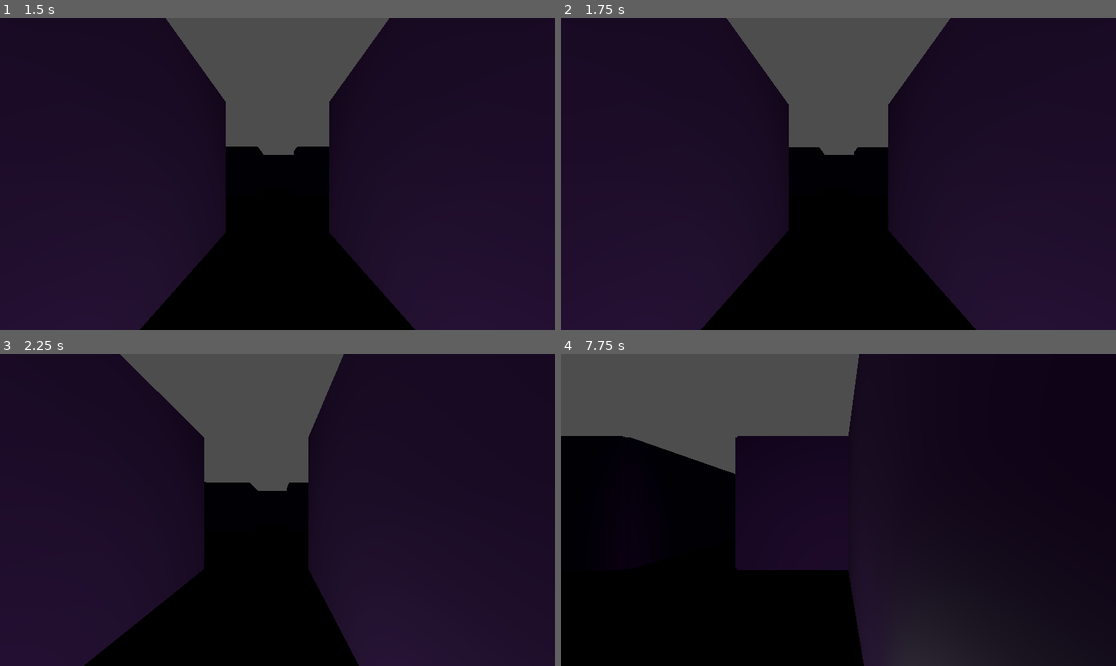
Above: before the commit, frames 1-4 (two rows, left to right).
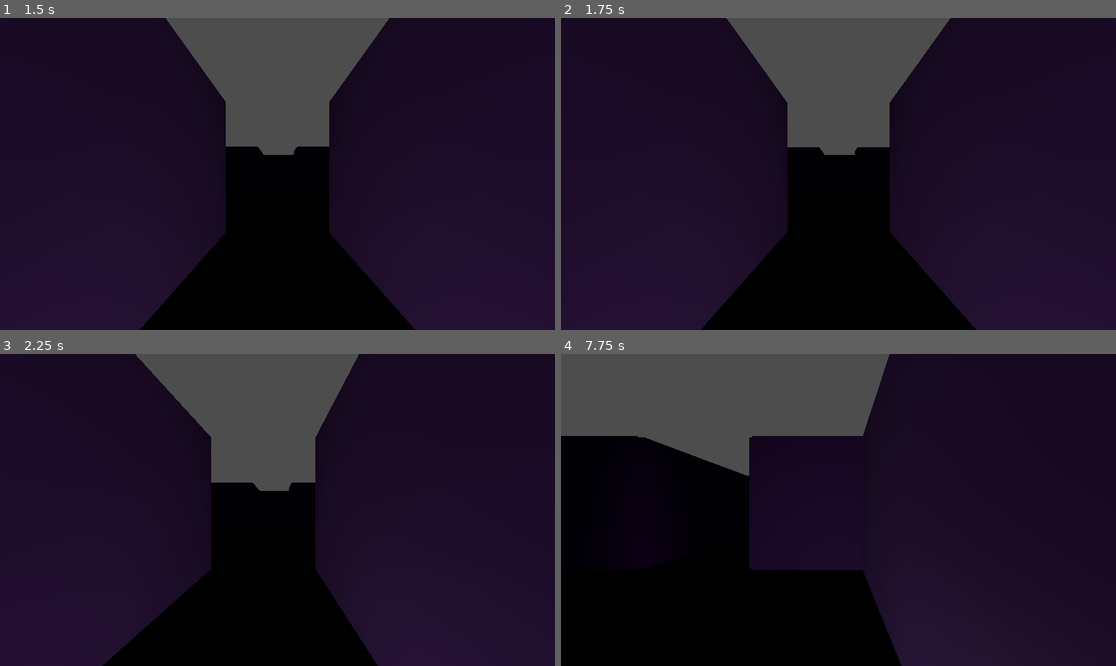
Above: after the commit, the same moments.

Repository: local-minimum/yeet-it
Game: Godot game, scene res://scenes/level.tscn
Same seed, same stepped clock (60 frames per second), same inputs: the game is played once before the commit and once after it.
Inputs (mouse positions are in pixels of both pictures, inside the frame that each line leads up to):
- Up to frame 1 (1.5 s): tap Enter at 0.5 s; move the mouse to (399, 158) at 0.52 s; hold D (crawl_strafe_right) 0.53-1.28 s; tap Ctrl (toggle_free_look_cam_keyb) at 0.6 s; click (399, 158) at 0.67 s; tap Space at 1.25 s; move the mouse to (166, 189) at 1.27 s; hold S (crawl_backward) from 1.28 s (still down); right-click (166, 189) at 1.35 s
- Up to frame 2 (1.75 s): keep holding S (crawl_backward)
- Up to frame 3 (2.25 s): tap Enter at 2 s; move the mouse to (333, 441) at 2.02 s; release S (crawl_backward) at 2.03 s; hold D (crawl_strafe_right) from 2.03 s (still down); tap Ctrl (toggle_free_look_cam_keyb) at 2.1 s
- Up to frame 4 (7.75 s): move the mouse to (810, 572) at 2.77 s; release D (crawl_strafe_right) at 2.78 s; hold W (crawl_forward) 2.78-3.53 s; right-click (810, 572) at 2.85 s; click (810, 572) at 2.92 s; move the mouse to (1005, 556) at 3.52 s; hold A (crawl_strafe_left) 3.53-5.03 s; tap Ctrl (toggle_free_look_cam_keyb) at 3.6, 5.1, 6.6 s; move the mouse to (672, 463) at 4.27 s; right-click (672, 463) at 4.35 s; tap Space at 5, 7.25 s; move the mouse to (866, 510) at 5.02 s; hold S (crawl_backward) 5.03-5.78 s; click (866, 510) at 5.17 s; tap Enter at 5.75 s; move the mouse to (755, 432) at 5.77 s; hold D (crawl_strafe_right) 5.78-6.53 s; right-click (755, 432) at 5.85 s; move the mouse to (960, 494) at 6.52 s; hold W (crawl_forward) 6.53-7.28 s; move the mouse to (727, 525) at 7.27 s; hold D (crawl_strafe_right) from 7.28 s (still down); right-click (727, 525) at 7.35 s; click (727, 525) at 7.42 s

Frame 1 is identical in both runs. In frame 2, 0.2% of the frame differs, in the area x 40-60%, y 27-69%; in frame 3, 3.6%; in frame 4, 3.8%, in the area x 11-62%, y 0-100%.

Commit message:
Tweak refuse moves

Diff:
--- a/scenes/level.tscn
+++ b/scenes/level.tscn
@@ -31,6 +31,9 @@
 
 [sub_resource type="Resource" id="Resource_8iemx"]
 script = ExtResource("6_8c41q")
+refuse_distance_factor_lateral = 0.3
+refuse_distance_factor_forward = 0.3
+refuse_distance_factor_reverse = 0.05
 metadata/_custom_type_script = "uid://crv5isbs0cdmp"
 
 [sub_resource type="Resource" id="Resource_ux5qa"]
@@ -75,6 +78,8 @@
 [node name="Camera3D" type="Camera3D" parent="Player/Head"]
 environment = ExtResource("4_ux5qa")
 current = true
+near = 0.1
+far = 100.0
 
 [node name="KeyRingCore" type="Node" parent="Player"]
 script = ExtResource("4_klq6b")
